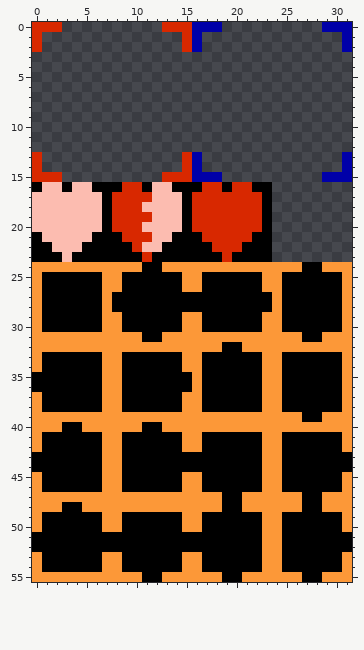
Edited in one commit: pixel-art sprite (Sprint0/Content/Images/guiElements.png). The picture above was drawn from the file before the commit.
The file is 32x56 pixels.
Once edited:
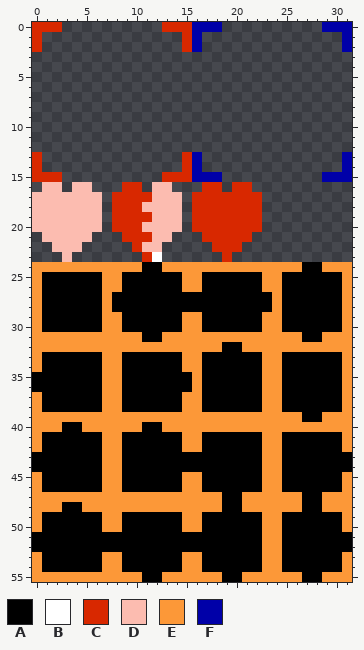
Palette (. is transparent): A #000000  B #ffffff  C #d82800  D #fcbcb0  E #fc9838  F #0000a8
Edits made:
y 16: x 0 A -> .; x 3 A -> .; x 6..8 AAA -> ...; x 11 A -> .; x 14..16 AAA -> ...; x 19 A -> .; x 22..23 AA -> ..
y 17..20: x 7 A -> .; x 15 A -> .; x 23 A -> .
y 21: x 0 A -> .; x 6..8 AAA -> ...; x 14..16 AAA -> ...; x 22..23 AA -> ..
y 22: x 0..1 AA -> ..; x 5..9 AAAAA -> .....; x 13..17 AAAAA -> .....; x 21..23 AAA -> ...
y 23: x 0..2 AAA -> ...; x 4..10 AAAAAAA -> .......; x 12..18 AAAAAAA -> B......; x 20..23 AAAA -> ....
Pixel boxes of the changes (left, top, right, bottom) in both pictures:
changed: (32, 182, 272, 262)
